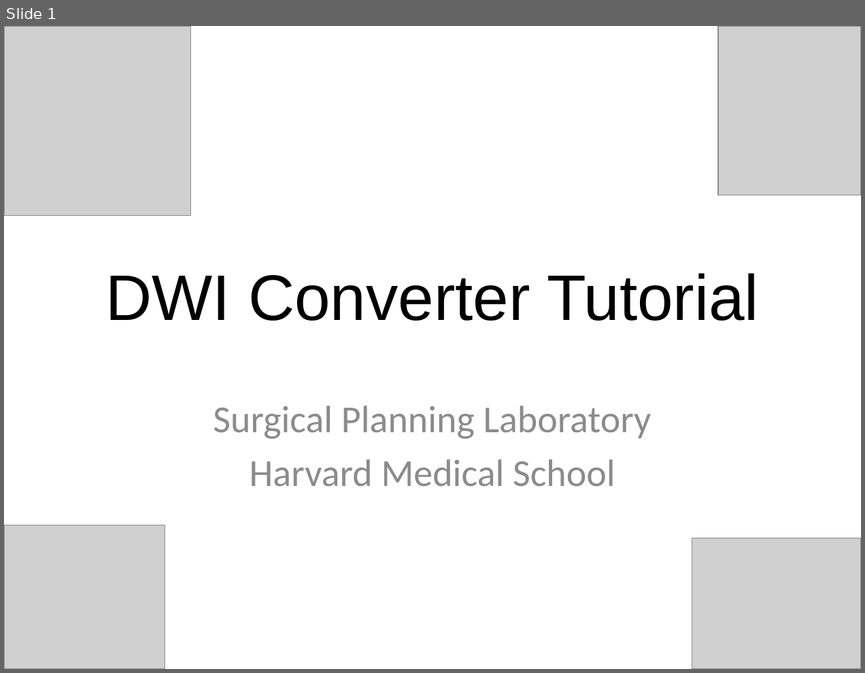
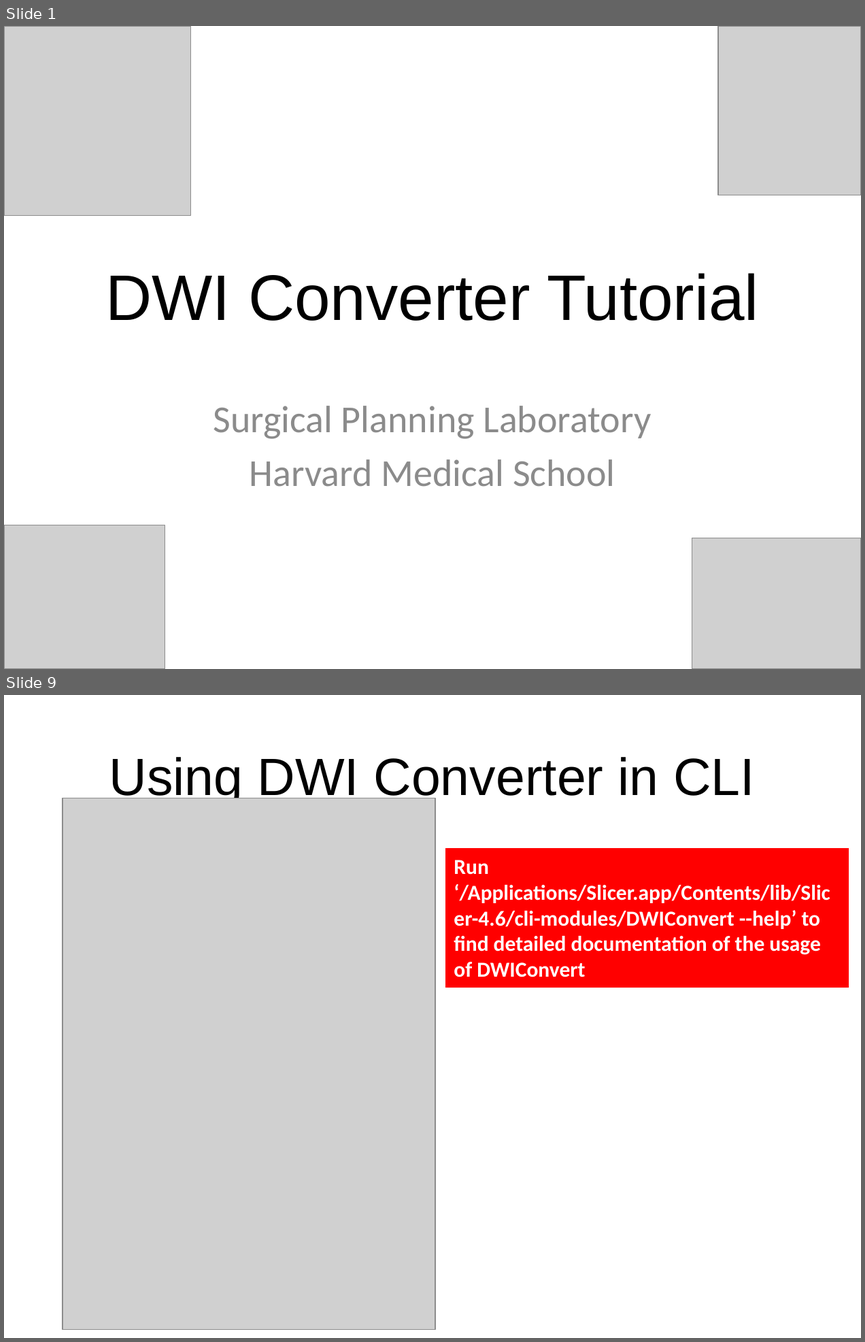
Before and after one commit to kellygwang/SlicerDMRI, a slide deck: docs/tutorials/DWIConverterTutorial.pptx. Shown one above the other, each under a label of ours: slide 1 before the commit, slides 1 and 9 after it; the slides between them are not shown. The pictures are 865x673 and 865x1342 pixels, drawn with LibreOffice and Linux fonts; fonts in the diff are those of the drawing; grey boxes stand for pictures. Boxes give left, top, right and bottom in pixels: in the first picture for what was removed or moved away, otherwise in the second. Text is boxed around its words. In the diff, an @@ line names an element or a change of style, - is before the commit and + after.

Commit message:
Update DWIConverter Tutorial

```diff
--- a/docs/tutorials/DWIConverterTutorial.pptx
+++ b/docs/tutorials/DWIConverterTutorial.pptx
@@ slide 9 added at (4,695,861,1338), background #FFFFFF @@
@@ title added at (109,757,755,805), 44 pt, text #000000 @@
+Using DWI Converter in CLI
@@ picture added at (62,798,435,1329) @@
@@ rectangle added at (445,849,848,987), fill #FF0000, outline #FF0000 0.75 pt, 18 pt, text #FFFFFF, bold @@
+Run ‘/Applications/Slicer.app/Contents/lib/Slicer-4.6/cli-modules/DWIConvert --help’ to find detailed documentation of the usage of DWIConvert
```
Also in this commit, not shown: 6 slides changed, 1 other slide added, 1 other file.
